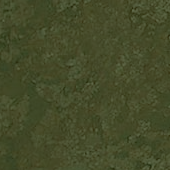
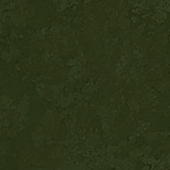
Before/after of a 170 x 170 layered artwork. What changed in the layer stack:
added layer "bok-bg" above "panel-bg" over [0, 0, 170, 170]
renamed "Layer 1" to "panel-bg", hid it over [0, 0, 170, 170]
